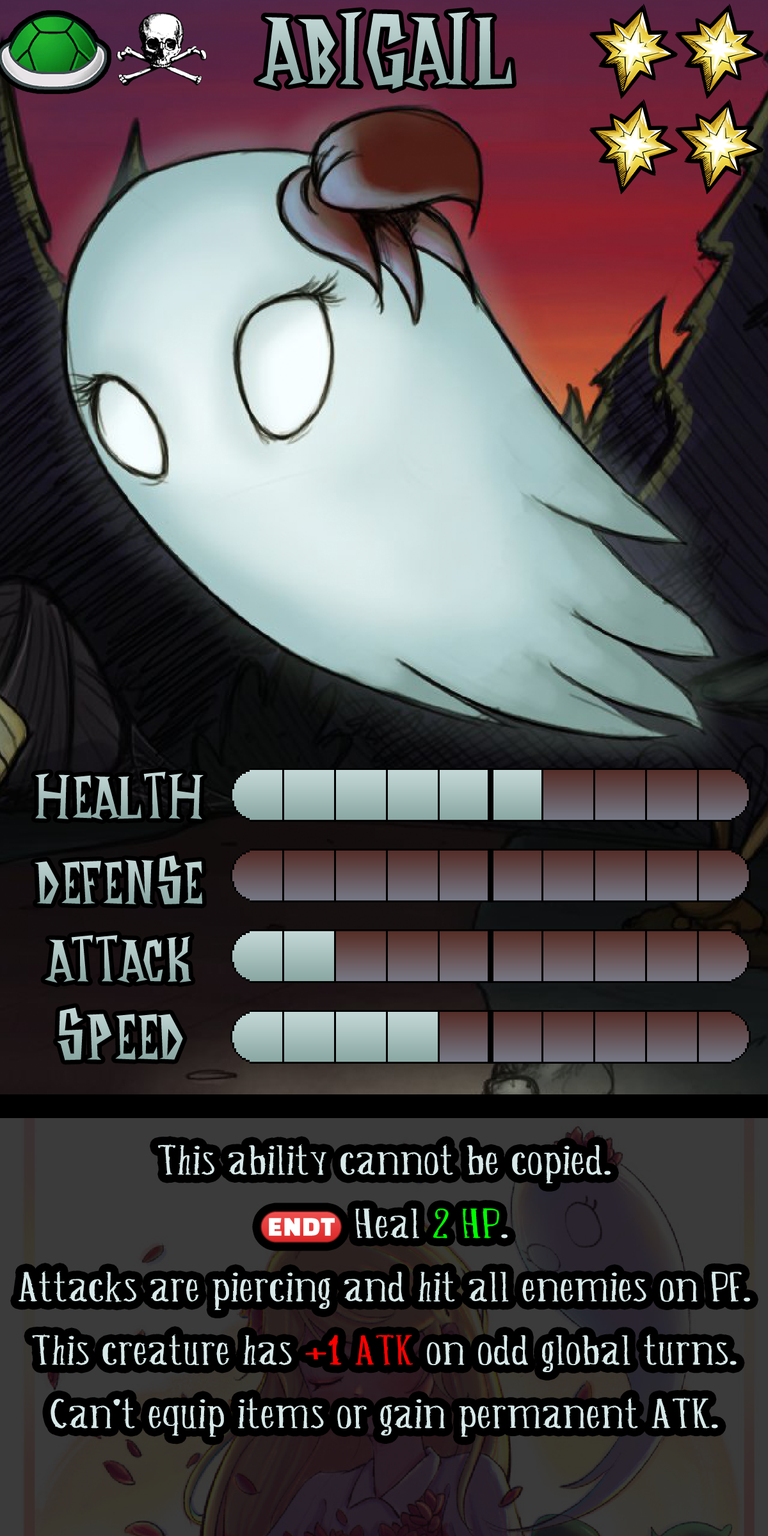
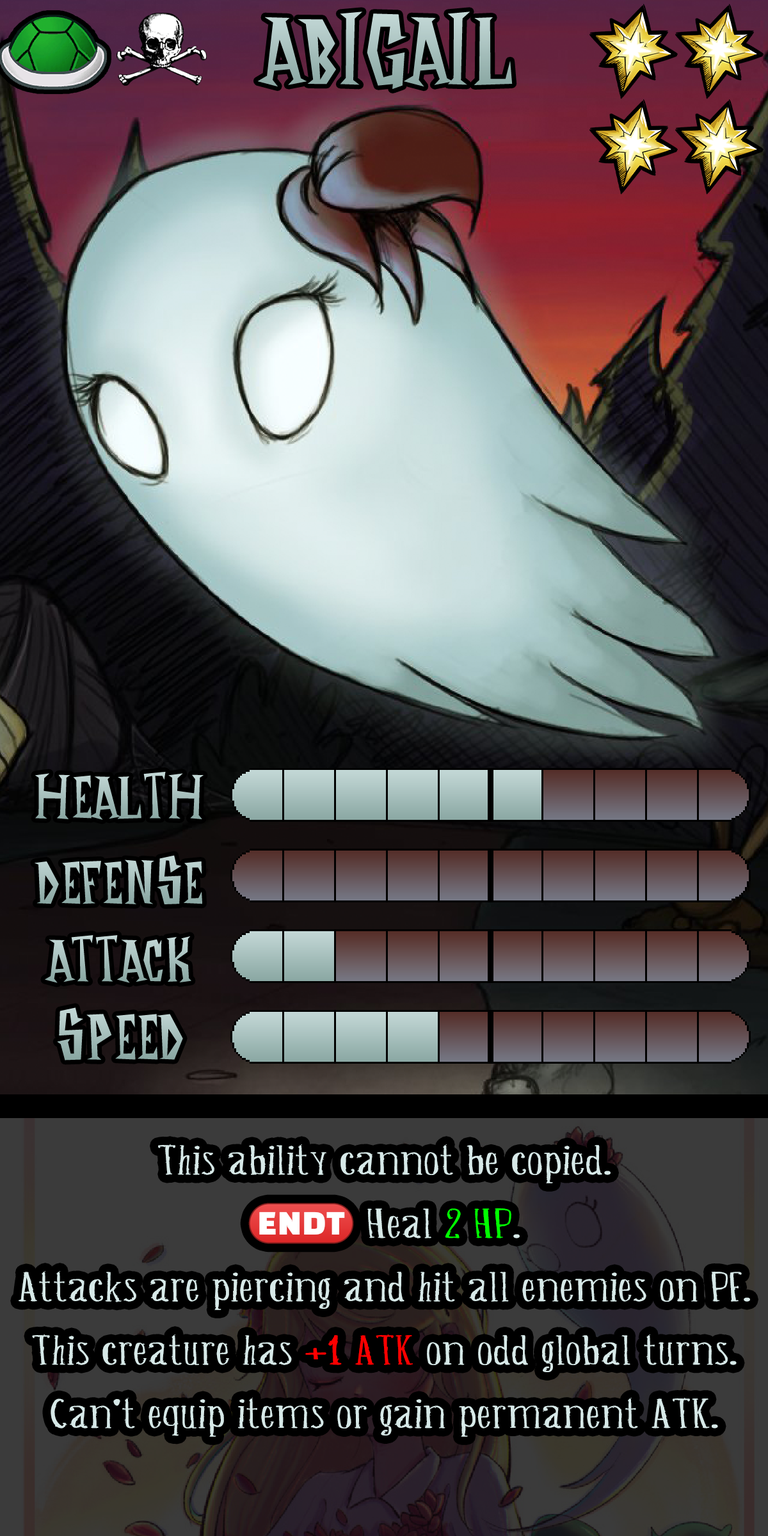
Comparing the layer stacks of the two 768x1536 images. Changes:
painted on "Ability" over box(248, 1202, 520, 1245)
